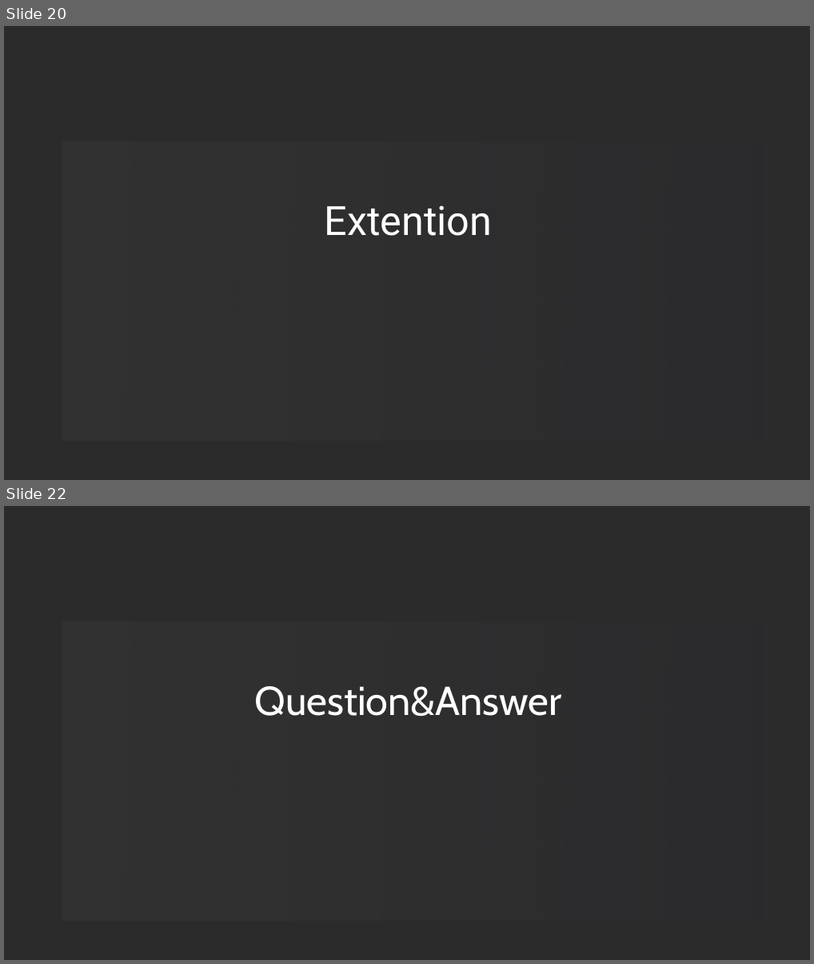
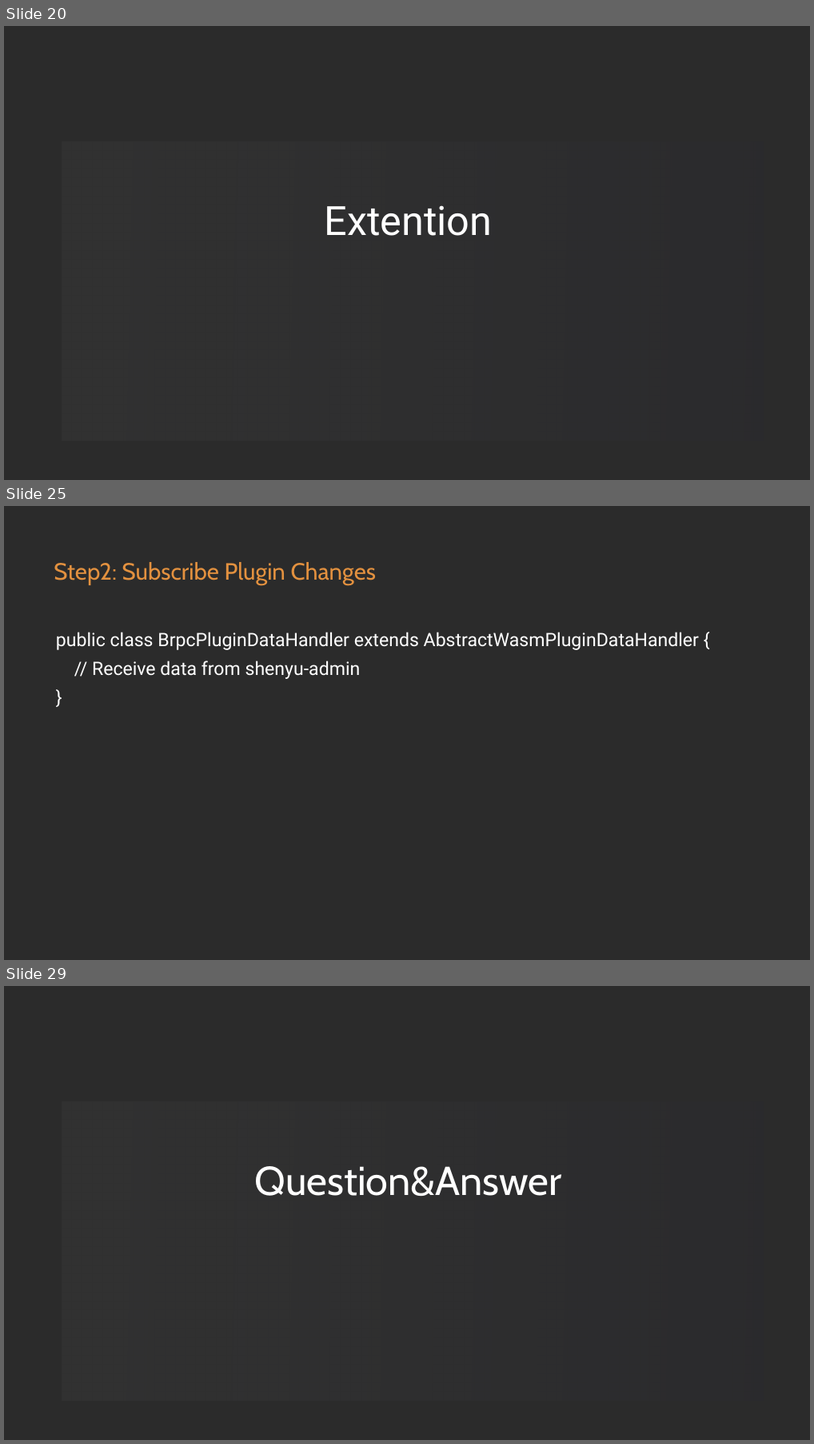
Before and after one commit to loongs-zhang/ACOCA2024-PlayWithWASM, a slide deck: PlayWithWASM.pptx. Shown one above the other, each under a label of ours: slides 20 and 22 before the commit, slides 20, 25 and 29 after it; the slides between them are not shown. The pictures are 814x964 and 814x1444 pixels, drawn with LibreOffice and Linux fonts; fonts in the diff are those of the drawing; background and template pictures are left out; a plain dark background stands for a picture behind light text. Boxes give left, top, right and bottom in pixels: in the first picture for what was removed or moved away, otherwise in the second. Text is boxed around its words. In the diff, an @@ line names an element or a change of style, - is before the commit and + after.

```diff
--- a/PlayWithWASM.pptx
+++ b/PlayWithWASM.pptx
@@ slide 25 added at [4, 506, 810, 960], background picture (left out) @@
@@ text added at [54, 562, 376, 585], 56 pt, text gradient #E3913F to #732D79 @@
+Step2: Subscribe Plugin Changes
@@ text added at [56, 632, 699, 679], 44 pt, text #FFFFFF @@
+public class BrpcPluginDataHandler extends AbstractWasmPluginDataHandler {
+// Receive data from shenyu-admin
+}
@@ what was slide 22 is now slide 29 @@
```
Also in this commit, not shown: 2 slides changed, 6 other slides added, 11 other files.
